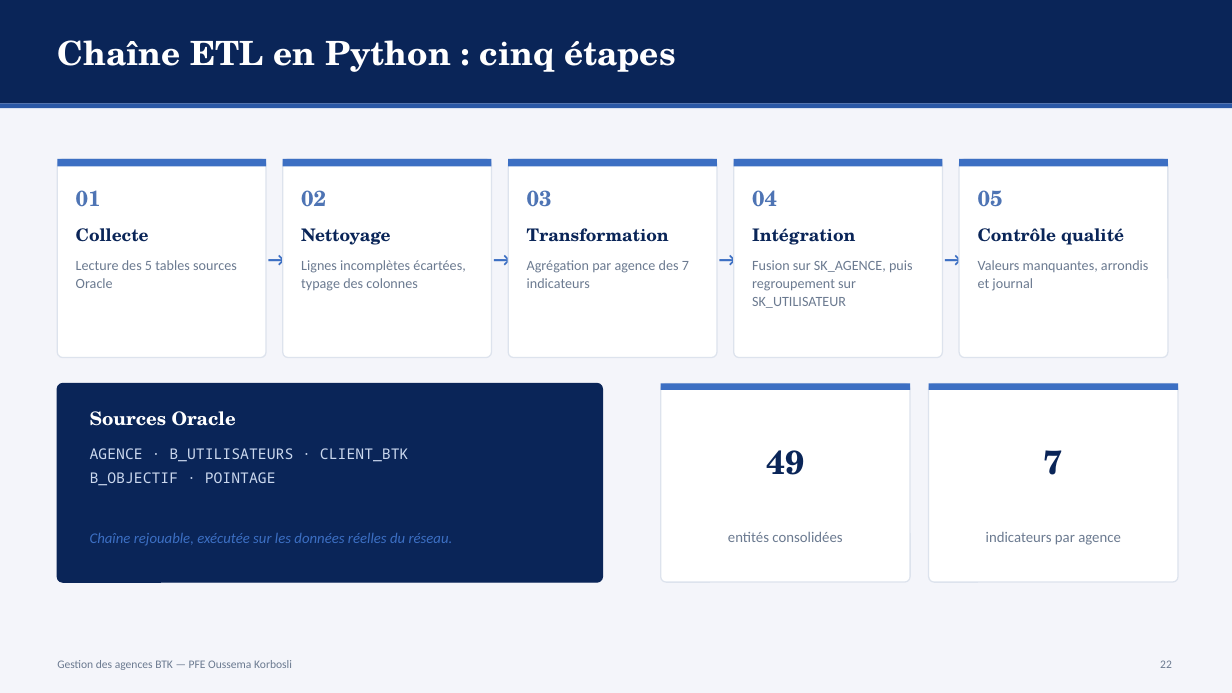
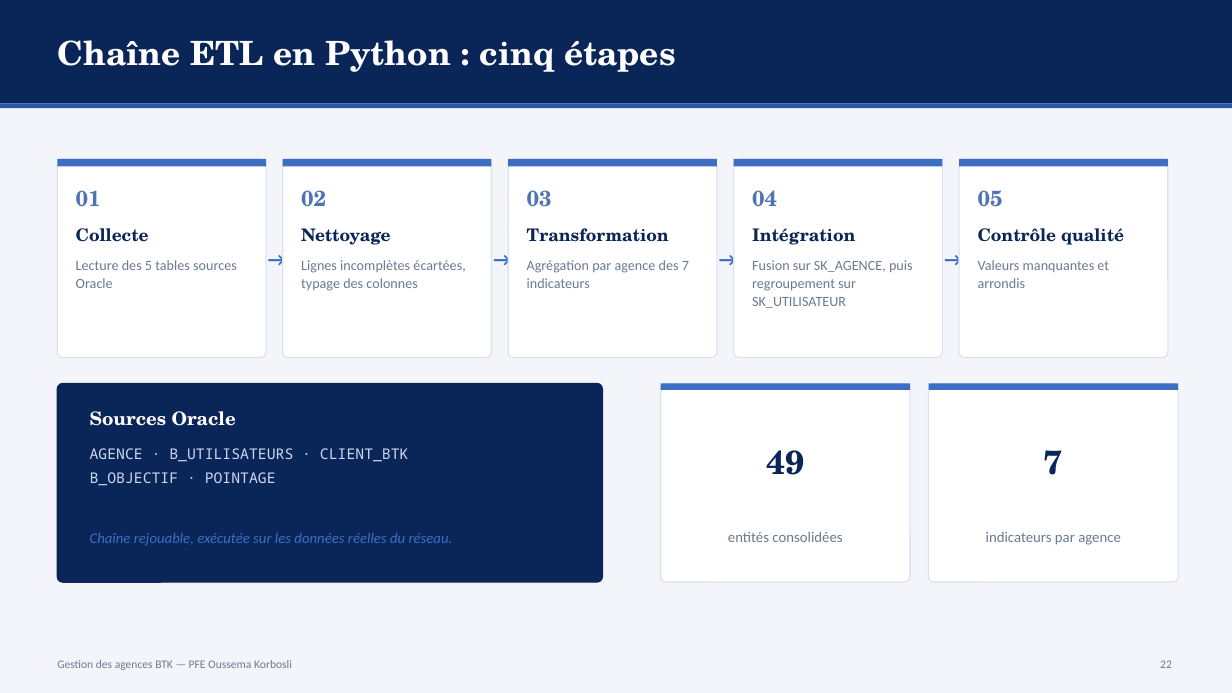
Before and after one commit to ZizouX0/oussema_korbosli, a slide deck: slide 22 of presentation/Soutenance_PFE_Oussema_Korbosli.pptx. Drawn at 1232x693 pixels with LibreOffice and Linux fonts; fonts in the diff are those of the drawing. Boxes give left, top, right and bottom in pixels: in the first picture for what was removed or moved away, otherwise in the second. Text is boxed around its words. In the diff, an @@ line names an element or a change of style, - is before the commit and + after.

```diff
--- a/presentation/Soutenance_PFE_Oussema_Korbosli.pptx
+++ b/presentation/Soutenance_PFE_Oussema_Korbosli.pptx
@@ text at (x1=978, y1=260, x2=1109, y2=288): text changed @@
-Valeurs manquantes, arrondis et journal
+Valeurs manquantes et arrondis
```
Also in this commit, not shown: 4 other files.
